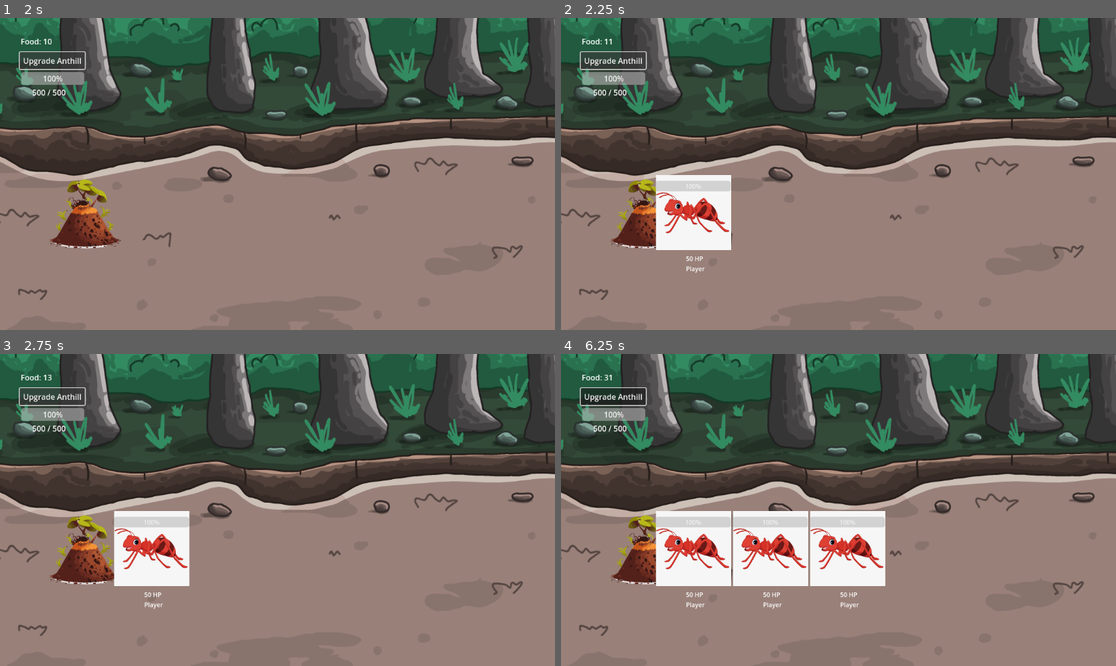
Above: before the commit, frames 1-4 (two rows, left to right).
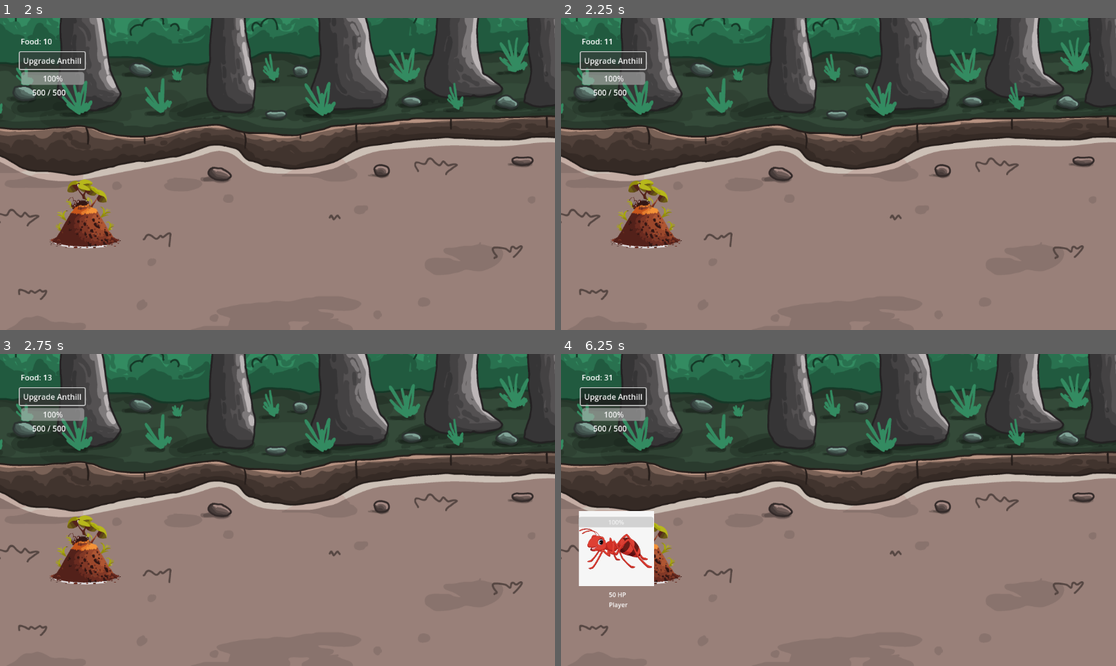
Above: after the commit, the same moments.

Repository: NMSU-Digital-Game-Design/game-jam-4-ant-game
Game: Godot game, scene res://Scenes/main.tscn
Two runs of this game, one before a commit and one after it. Both use one fixed random seed, a clock stepped at 60 frames per second and the inputs below.
Inputs (mouse positions are in pixels of both pictures, inside the frame that each line leads up to):
- Up to frame 1 (2 s): click "Upgrade Anthill" at 0.5 s; click "Upgrade Anthill" at 1.25 s
- Up to frame 2 (2.25 s): click "Upgrade Anthill" at 2 s
- Up to frame 3 (2.75 s): no input
- Up to frame 4 (6.25 s): move the mouse to (960, 494) at 2.77 s; click (960, 494) at 2.92 s; drag from (727, 525) to (810, 572) at 3.52 s; move the mouse to (894, 441) at 4.27 s; click (894, 441) at 4.42 s; drag from (810, 572) to (644, 547) at 5.02 s; move the mouse to (1005, 556) at 5.77 s; click (1005, 556) at 5.92 s

Frame 1 is identical in both runs. In frame 2, 3.3% of the frame differs, in the area x 17-31%, y 50-82%; in frame 3, 3.3%; in frame 4, 13%, in the area x 3-59%, y 50-82%.

Commit message:
Attack update

Diff:
--- a/Scenes/Projectile.tscn
+++ b/Scenes/Projectile.tscn
@@ -1,6 +1,6 @@
 [gd_scene load_steps=3 format=3 uid="uid://c2uwceyd7loec"]
 
-[ext_resource type="Script" uid="uid://dpku3om48mc2a" path="res://Scenes/projectile.gd" id="1_lal66"]
+[ext_resource type="Script" uid="uid://dpku3om48mc2a" path="res://projectile.gd" id="1_lal66"]
 
 [sub_resource type="RectangleShape2D" id="RectangleShape2D_lal66"]
 size = Vector2(40, 40)
--- a/Scenes/main.tscn
+++ b/Scenes/main.tscn
@@ -21,13 +21,8 @@
 [node name="PlayerAnthill" type="Node2D" parent="."]
 position = Vector2(300, 900)
 
-[node name="PlayerAnthill" type="Area2D" parent="PlayerAnthill"]
+[node name="PlayerAnthill" type="StaticBody2D" parent="PlayerAnthill"]
 script = ExtResource("2_kry3j")
-max_health = null
-food_per_second = null
-upgrade_cost = null
-upgrade_health_increase = null
-upgrade_scale_increase = null
 
 [node name="Sprite2D" type="Sprite2D" parent="PlayerAnthill/PlayerAnthill"]
 scale = Vector2(0.630556, 0.65)
@@ -43,6 +38,30 @@
 
 [node name="AntSpawner" type="Node2D" parent="PlayerAnthill"]
 script = ExtResource("4_6bp64")
+spawn_interval = 5.0
+
+[node name="EnemyAnthill" type="Node2D" parent="."]
+position = Vector2(3400, 900)
+
+[node name="EnemyAnthill" type="StaticBody2D" parent="EnemyAnthill"]
+script = ExtResource("2_kry3j")
+team = 1
+
+[node name="Sprite2D" type="Sprite2D" parent="EnemyAnthill/EnemyAnthill"]
+scale = Vector2(0.630556, 0.65)
+texture = ExtResource("3_21xkr")
+
+[node name="CollisionShape2D" type="CollisionShape2D" parent="EnemyAnthill/EnemyAnthill"]
+shape = SubResource("CircleShape2D_d5x1h")
+
+[node name="WeaponRange" type="Area2D" parent="EnemyAnthill/EnemyAnthill"]
+
+[node name="CollisionShape2D" type="CollisionShape2D" parent="EnemyAnthill/EnemyAnthill/WeaponRange"]
+shape = SubResource("CircleShape2D_kry3j")
+
+[node name="AntSpawner" type="Node2D" parent="EnemyAnthill"]
+script = ExtResource("4_6bp64")
+team = 1
 
 [node name="Camera2D" type="Camera2D" parent="."]
 script = ExtResource("4_jjvhh")
@@ -77,5 +96,3 @@
 offset_right = 149.504
 offset_bottom = 58.048
 text = "Upgrade Anthill"
-
-[connection signal="body_entered" from="PlayerAnthill/PlayerAnthill" to="PlayerAnthill/PlayerAnthill" method="_on_body_entered"]
--- a/Scripts/Ant.gd
+++ b/Scripts/Ant.gd
@@ -30,10 +30,10 @@
 
 	if team == Team.PLAYER:
 		collision_layer = 2	  # I am a Player Ant
-		collision_mask  = 4	  # I only collide with Enemy Ants (layer 4)
+		collision_mask  = 4 | 16	  # I only collide with Enemy Ants (layer 4)
 	else:
 		collision_layer = 4	  # I am an Enemy Ant
-		collision_mask  = 2	  # I only collide with Player Ants (layer 2) (4)
+		collision_mask  = 2 | 8	  # I only collide with Player Ants (layer 2) (4)
 
 	# === FIX 2: AttackArea should ONLY detect enemies (no friendly fire detection) ===
 	$AttackArea.collision_mask = 4 if team == Team.PLAYER else 2
@@ -50,6 +50,8 @@
 	health_bar.max_value = max_health
 	health_bar.value = health
 
+	attack_shape.position.x = 127 * direction
+	attack_shape.position.y = 0
 	# Optional: flip sprite to face correct direction
 	if has_node("Sprite2D"):
 		$Sprite2D.flip_h = (team == Team.ENEMY)
--- a/Scripts/ant_spawner.gd
+++ b/Scripts/ant_spawner.gd
@@ -6,7 +6,7 @@
 
 @export var ant_scene: PackedScene = preload("res://Scenes/Ant.tscn")
 @export var spawn_interval: float = 2.0
-@export var spawn_offset: Vector2 = Vector2(100, 0)  # Relative to hill
+@export var spawn_offset: Vector2 = Vector2(-200, 0)  # Relative to hill
 @export var ant_cost: float = 20.0
 
 var anthill: Node2D  # Will reference parent anthill
--- a/Scripts/player_anthill.gd
+++ b/Scripts/player_anthill.gd
@@ -1,5 +1,5 @@
 # Scripts/AnthillBase.gd
-extends Area2D
+extends StaticBody2D
 
 enum Team { PLAYER, ENEMY }
 
Renamed: Scenes/projectile.gd -> projectile.gd
Renamed: Scenes/projectile.gd.uid -> projectile.gd.uid
